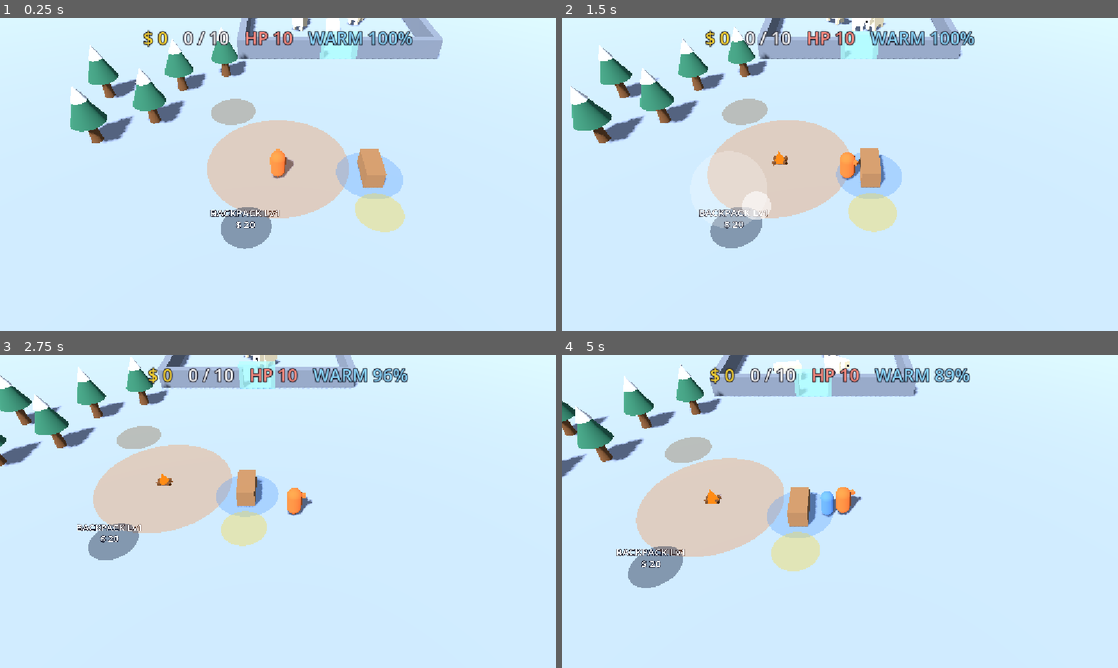
Above: before the commit, frames 1-4 (two rows, left to right).
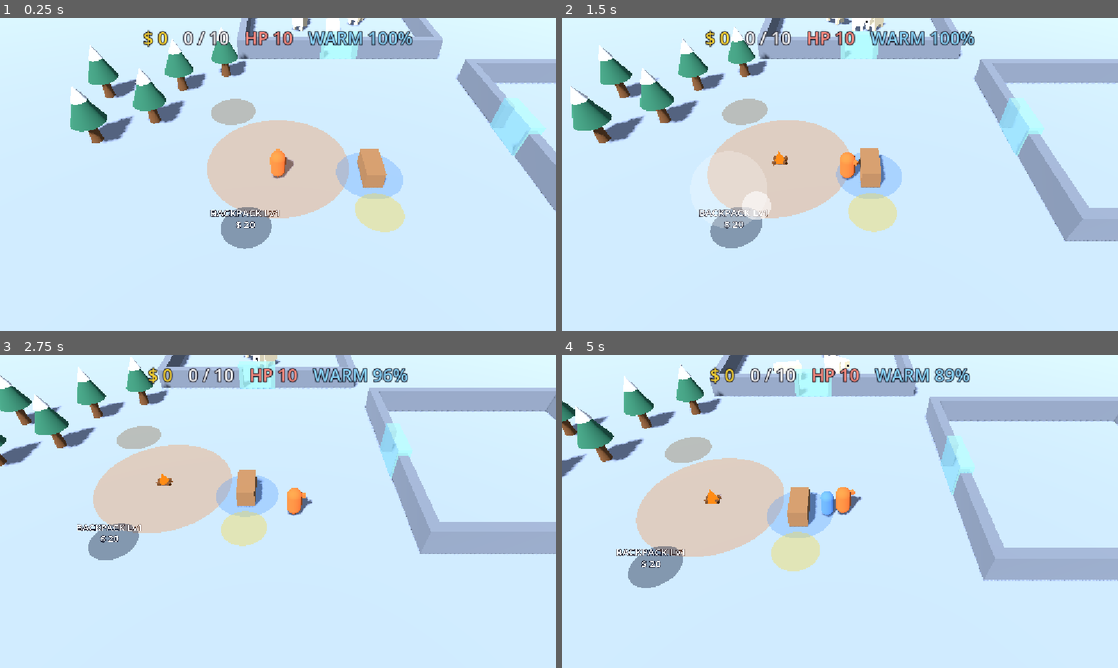
Above: after the commit, the same moments.

Repository: kimpro4214/FrostCamp
Game: Godot game, scene res://frost_camp/scenes/main.tscn
Same seed, same stepped clock (60 frames per second), same inputs: the game is played once before the commit and once after it.
Inputs (mouse positions are in pixels of both pictures, inside the frame that each line leads up to):
- Up to frame 1 (0.25 s): no input
- Up to frame 2 (1.5 s): move the mouse to (962, 158) at 0.52 s; hold D 0.53-1.25 s; click (962, 158) at 0.67 s; drag from (728, 190) to (812, 237) at 1.27 s
- Up to frame 3 (2.75 s): move the mouse to (333, 442) at 2.02 s; hold D from 2.03 s (still down)
- Up to frame 4 (5 s): release D at 2.75 s; drag from (812, 574) to (673, 464) at 2.77 s; move the mouse to (1006, 558) at 3.52 s; hold A 3.53-4.25 s; drag from (673, 464) to (756, 433) at 4.27 s

The runs differ from the first frame. In frame 1, 3.7% of the frame differs, in the area x 82-100%, y 13-62%; in frame 2, 5.7%; in frame 3, 6.9%; in frame 4, 7.3%, in the area x 65-100%, y 13-73%.

Commit message:
feat: 프로스트 캠프 항구와 쇄빙선 부품, 엔딩 판정과 기록 추가

Diff:
--- a/frost_camp/data/balance.json
+++ b/frost_camp/data/balance.json
@@ -117,6 +117,39 @@
 			"costs": [120, 300],
 			"effect": { "stat": "cold_drain", "add": -0.3 },
 			"requires": ["habitat"]
+		},
+		"port": {
+			"costs": [300],
+			"effect": { "unlock": "port" },
+			"requires": ["porter"]
+		},
+		"ship_hull": {
+			"costs": [500],
+			"effect": { "unlock": "ship_hull" },
+			"requires": ["port"]
+		},
+		"ship_engine": {
+			"costs": [700],
+			"effect": { "unlock": "ship_engine" },
+			"requires": ["port"]
+		},
+		"ship_blade": {
+			"costs": [600],
+			"effect": { "unlock": "ship_blade" },
+			"requires": ["port"]
+		},
+		"ship_mast": {
+			"costs": [400],
+			"effect": { "unlock": "ship_mast" },
+			"requires": ["port"]
+		},
+		"ship_fuel": {
+			"costs": [300],
+			"effect": { "unlock": "ship_fuel" },
+			"requires": ["port"]
 		}
+	},
+	"ending": {
+		"ship_parts": ["ship_hull", "ship_engine", "ship_blade", "ship_mast", "ship_fuel"]
 	}
 }
--- a/frost_camp/data/layout.json
+++ b/frost_camp/data/layout.json
@@ -2,13 +2,15 @@
 	"player_start": [0, 0],
 	"worker_spawn": [0, -2],
 	"woodpile": [-3, -6],
+	"ship": [31, -3],
 	"heat": {
 		"campfire": [0, -1],
 		"stove": [-5, -4]
 	},
 	"trees": [[-8, -5], [-11, -3], [-7, -9], [-12, -8], [-4, -11]],
 	"regions": {
-		"habitat": { "rect": [-3, -26, 16, 12], "gate": [5, -14] }
+		"habitat": { "rect": [-3, -26, 16, 12], "gate": [5, -14] },
+		"port": { "rect": [14, -10, 14, 14], "gate": [14, -3] }
 	},
 	"bears": [[2, -20], [8, -22], [5, -18]],
 	"stalls": [
@@ -26,6 +28,12 @@
 		"porter": [1.5, -3],
 		"cashier": [8.5, -2.5],
 		"stove": [-5, -4],
-		"coat": [1.5, -6.5]
+		"coat": [1.5, -6.5],
+		"port": [12, -3],
+		"ship_hull": [18, -7],
+		"ship_engine": [18, -3],
+		"ship_blade": [18, 1],
+		"ship_mast": [23, -6],
+		"ship_fuel": [23, 0]
 	}
 }
--- a/frost_camp/sim/frost_sim.gd
+++ b/frost_camp/sim/frost_sim.gd
@@ -9,10 +9,15 @@
 signal bear_killed(index: int)
 signal zone_purchased(id: String, level: int)
 signal worker_hired(index: int)
+signal game_won
 
 var balance: Dictionary
 var money := 0
 var bears_killed := 0
+## 결과 화면용 기록. 엔딩에 도달하면 시간이 멈춘다.
+var time := 0.0
+var total_earned := 0
+var won := false
 var player: SimAgent
 var trees: Array[HarvestTree] = []
 var bears: Array[HarvestBear] = []
@@ -23,6 +28,8 @@
 var woodpile := 0
 var woodpile_pos: Vector2
 var worker_spawn: Vector2
+## 쇄빙선이 정박한 곳(연출용)
+var ship_pos: Vector2
 ## 구매로 열린 것들(지역, 판매대). 이름 → true
 var unlocked := {}
 ## 지역 이름 → {"rect": Rect2, "gate": Vector2}
@@ -42,6 +49,7 @@
 		_vec(layout.player_start), int(balance.player.stack_capacity), float(balance.player.hp))
 	woodpile_pos = _vec(layout.woodpile)
 	worker_spawn = _vec(layout.worker_spawn)
+	ship_pos = _vec(layout.ship)
 	for p in layout.trees:
 		trees.append(HarvestTree.new(_vec(p), balance.tree))
 	for region_name in layout.regions:
@@ -114,6 +122,9 @@
 
 
 func tick(delta: float) -> void:
+	if won:
+		return
+	time += delta
 	for tree in trees:
 		tree.tick(delta)
 	for stall in stalls:
@@ -251,6 +262,7 @@
 	for stall in stalls:
 		if stall.cash > 0 and agent.pos.distance_to(stall.cash_pos) <= radius:
 			money += stall.cash
+			total_earned += stall.cash
 			stall.cash = 0
 
 
@@ -270,6 +282,7 @@
 func _apply_effect(effect: Dictionary) -> void:
 	if effect.has("unlock"):
 		unlocked[effect.unlock] = true
+		_check_ending()
 		return
 	if effect.has("hire"):
 		var worker := Worker.new(effect.hire, worker_spawn, balance.workers[effect.hire])
@@ -282,6 +295,15 @@
 			player.stack.capacity += int(effect.add)
 		"move_speed", "axe_damage", "harpoon_damage", "cold_drain":
 			stats[effect.stat] += effect.add
+
+
+## 쇄빙선 부품을 모두 사면 엔딩.
+func _check_ending() -> void:
+	for part in balance.ending.ship_parts:
+		if not unlocked.has(part):
+			return
+	won = true
+	game_won.emit()
 
 
 func _nearest_standing_tree(pos: Vector2) -> int:
